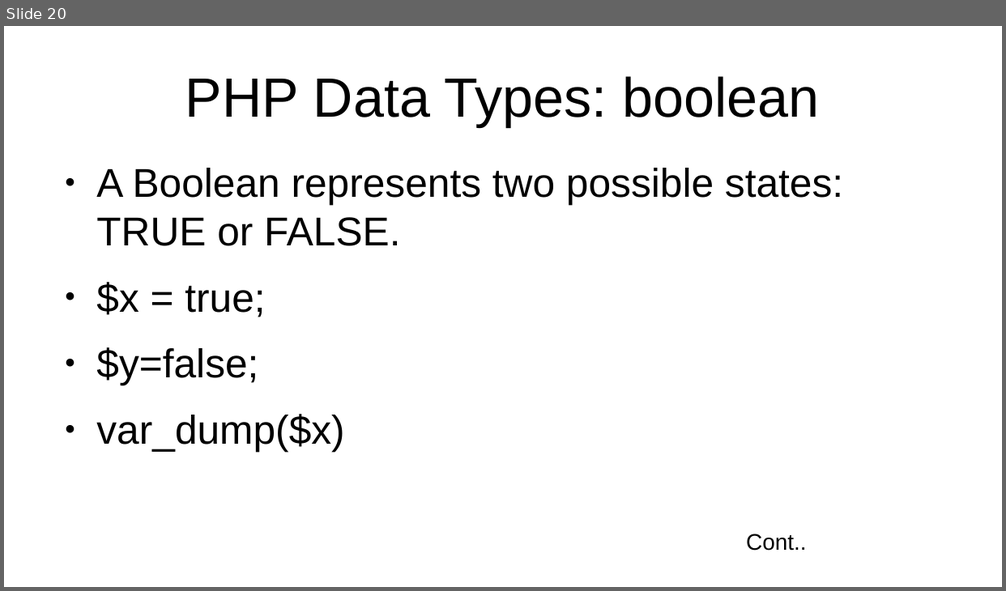
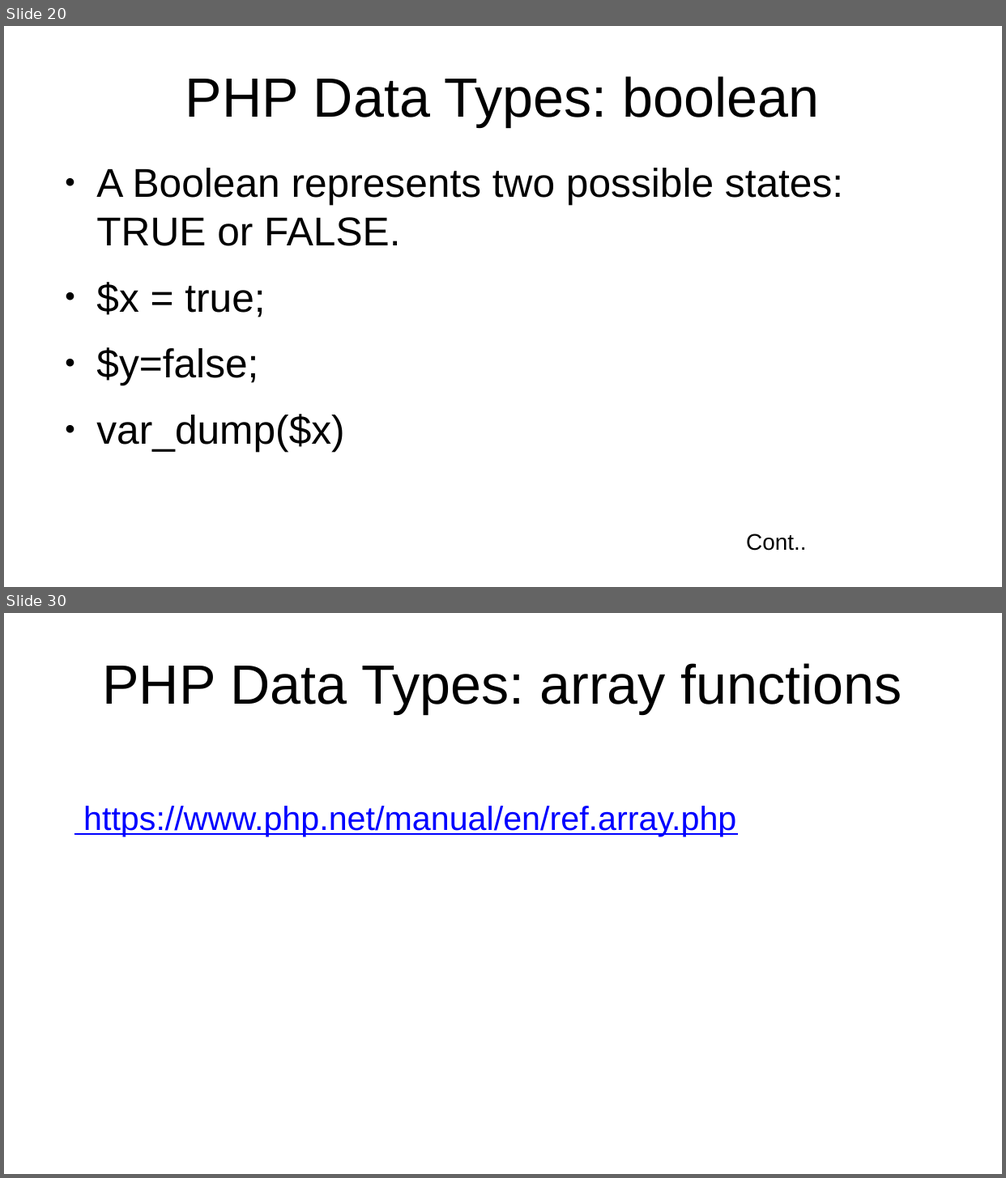
Before and after one commit to jhashuva/MVCTS, a slide deck: php/php_intro.pptx. Shown one above the other, each under a label of ours: slide 20 before the commit, slides 20 and 30 after it; the slides between them are not shown. The pictures are 1006x591 and 1006x1178 pixels, drawn with LibreOffice and Linux fonts; fonts in the diff are those of the drawing. Boxes give left, top, right and bottom in pixels: in the first picture for what was removed or moved away, otherwise in the second. Text is boxed around its words. In the diff, an @@ line names an element or a change of style, - is before the commit and + after.

```diff
--- a/php/php_intro.pptx
+++ b/php/php_intro.pptx
@@ slide 30 added at (x1=4, y1=613, x2=1002, y2=1174), background #FFFFFF @@
@@ text added at (x1=102, y1=663, x2=902, y2=714), 44 pt, text #000000 @@
+PHP Data Types: array functions
@@ text added at (x1=83, y1=806, x2=736, y2=837), 26.6 pt, text #0000FF, underline @@
+https://www.php.net/manual/en/ref.array.php
```
Also in this commit, not shown: 9 slides changed, 20 other slides added, 1 slide removed, 3 other files.
